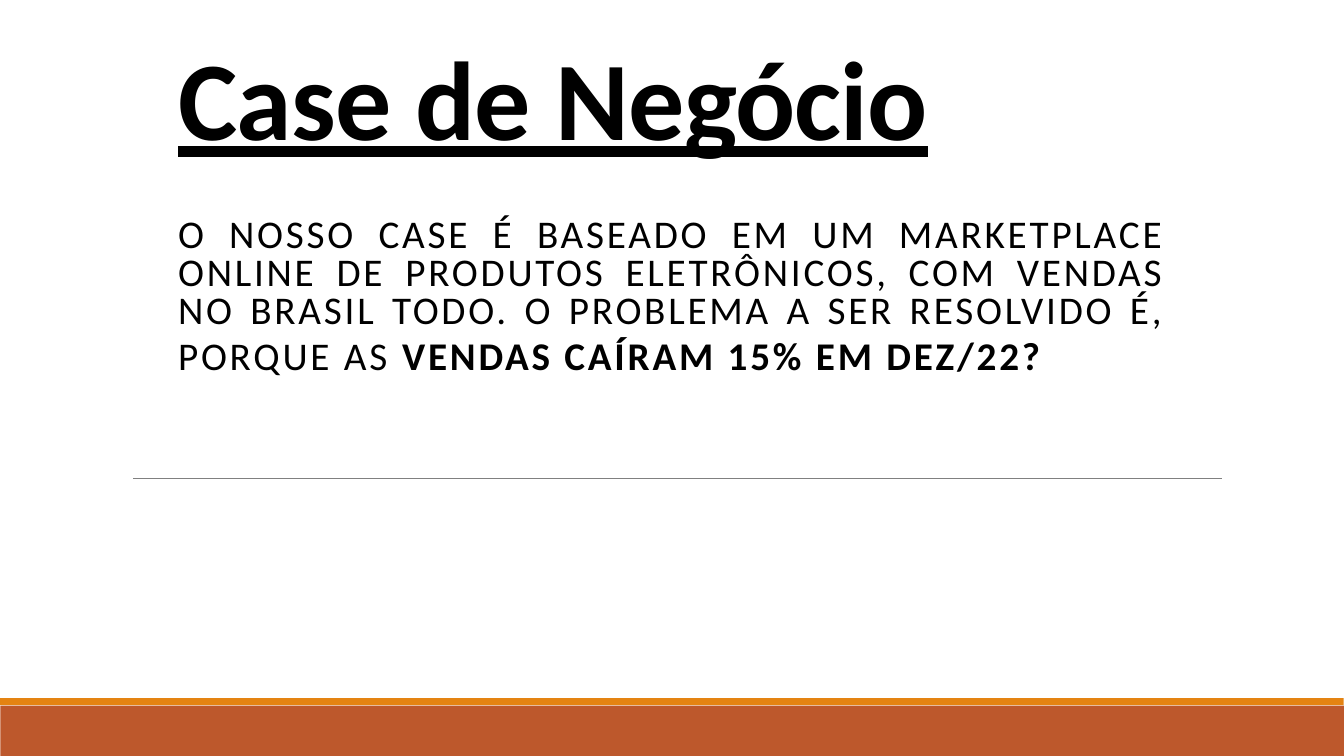
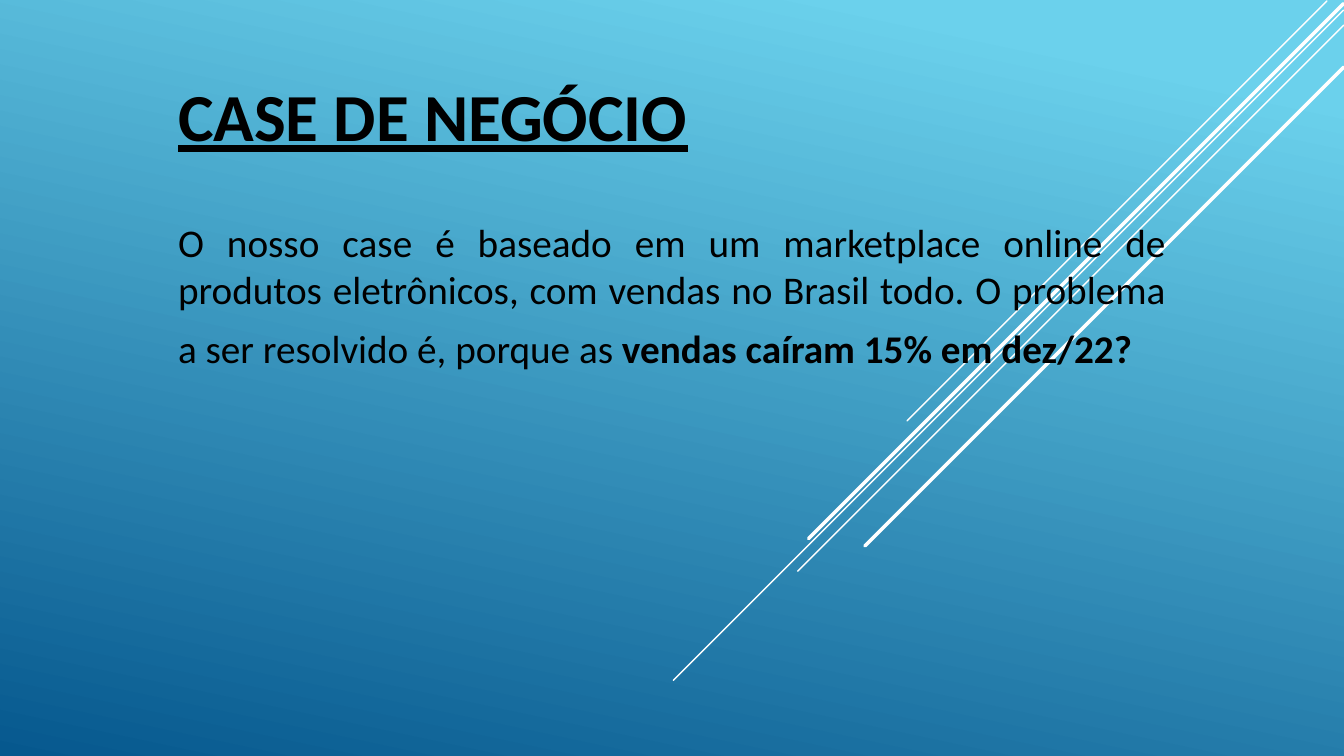
Before and after one commit to GustavoCecco/Data_Analytics, a slide deck: slide 1 of estatistica-excel/Marketplace Online - Análise/Marketplace Online PPT.pptx. Drawn at 1344x756 pixels with LibreOffice and Linux fonts; fonts in the diff are those of the drawing. Boxes give left, top, right and bottom in pixels: in the first picture for what was removed or moved away, otherwise in the second. Text is boxed around its words. In the diff, an @@ line names an element or a change of style, - is before the commit and + after.

```diff
--- a/estatistica-excel/Marketplace Online - Análise/Marketplace Online PPT.pptx
+++ b/estatistica-excel/Marketplace Online - Análise/Marketplace Online PPT.pptx
@@ background #FFFFFF to gradient #6ED2EB to #06588E @@
@@ line added from (1344, 10) to (674, 681), #FFFFFF 1 pt @@
@@ line added from (1344, 25) to (798, 572), #FFFFFF 1 pt @@
@@ line added from (1344, 4) to (809, 538), #FFFFFF 2.5 pt @@
@@ line added from (1327, 1) to (907, 421), #FFFFFF 1 pt @@
@@ title at (178,86,687,152): text changed; size 80 to 48 pt @@
-Case de Negócio
+CASE DE NEGÓCIO
@@ line added from (1344, 68) to (865, 546), #FFFFFF 2.5 pt @@
@@ subtitle at (178,225,1165,373): text changed @@
-O NOSSO CASE É BASEADO EM UM MARKETPLACE ONLINE DE PRODUTOS ELETRÔNICOS, COM VENDAS NO BRASIL TODO. O PROBLEMA A SER RESOLVIDO É, PORQUE AS VENDAS CAÍRAM 15% EM DEZ/22?
+O nosso case é baseado em um marketplace online de produtos eletrônicos, com vendas no Brasil todo. O problema a ser resolvido é, porque as vendas caíram 15% em dez/22?
@@ line removed from (133, 479) to (1222, 479) @@
@@ rectangle removed at (0,706,1344,756) @@
@@ rectangle removed at (0,699,1344,706) @@
```
Also in this commit, not shown: 3 other slides changed, 5 other files.
